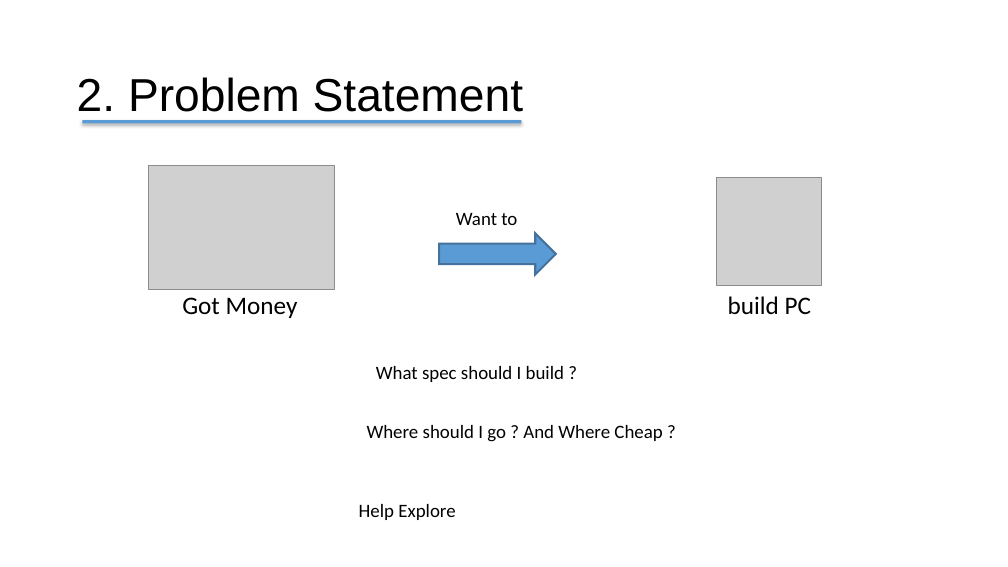
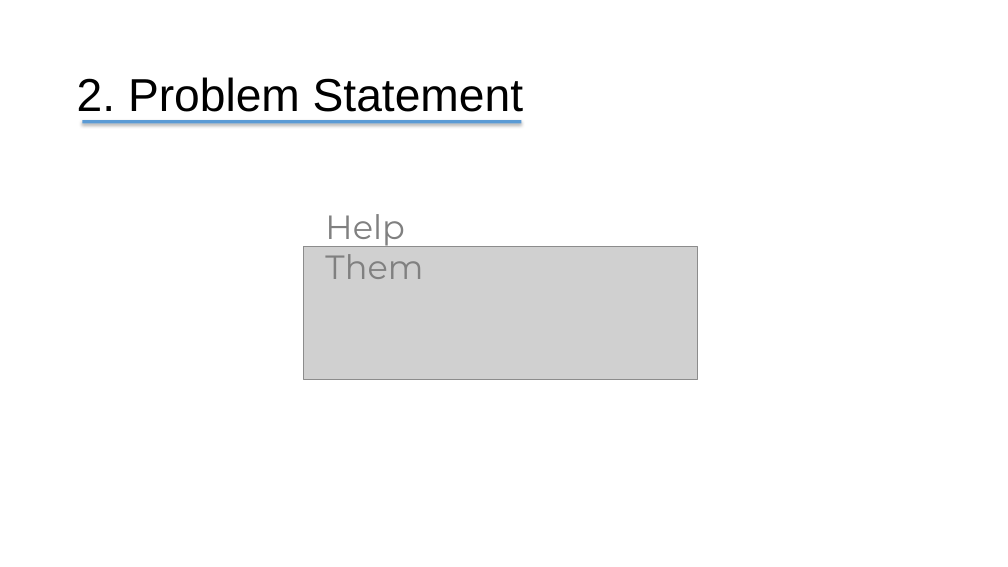
Before and after one commit to TithSambath/Web-Project-Y3, a slide deck: slide 4 of Presentation1.pptx. Drawn at 1008x567 pixels with LibreOffice and Linux fonts; fonts in the diff are those of the drawing; grey boxes stand for pictures. Boxes give left, top, right and bottom in pixels: in the first picture for what was removed or moved away, otherwise in the second. Text is boxed around its words. In the diff, an @@ line names an element or a change of style, - is before the commit and + after.

```diff
--- a/Presentation1.pptx
+++ b/Presentation1.pptx
@@ picture removed at (149, 166, 335, 290) @@
@@ picture removed at (717, 177, 822, 285) @@
@@ text added at (325, 214, 423, 279), 32 pt, text #808080 @@
+Help
+Them
@@ right arrow removed at (439, 234, 556, 274) @@
@@ text removed at (456, 213, 517, 225) @@
-Want to
@@ picture added at (303, 247, 697, 379) @@
@@ text removed at (182, 297, 298, 318) @@
-Got Money
@@ text removed at (728, 296, 811, 314) @@
-build PC
@@ text removed at (376, 366, 564, 382) @@
-What spec should I build ?
@@ text removed at (367, 425, 662, 442) @@
-Where should I go ? And Where Cheap ?
@@ text removed at (359, 504, 455, 520) @@
-Help Explore
```
Also in this commit, not shown: 5 other slides changed.
